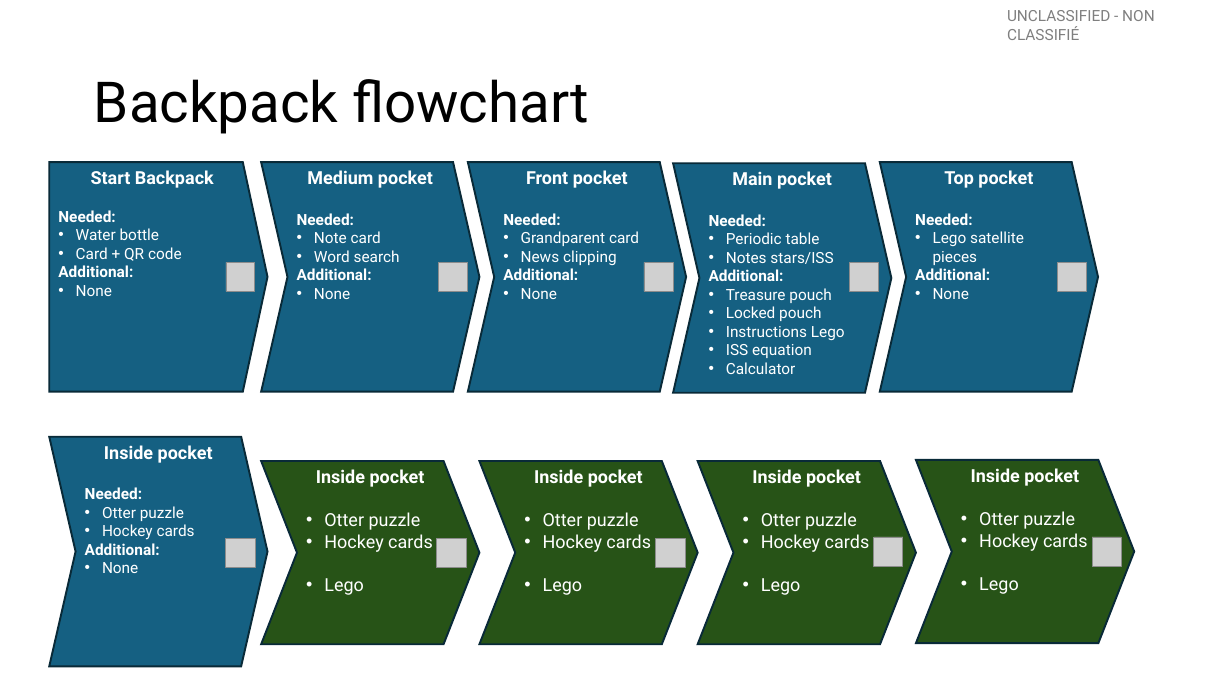
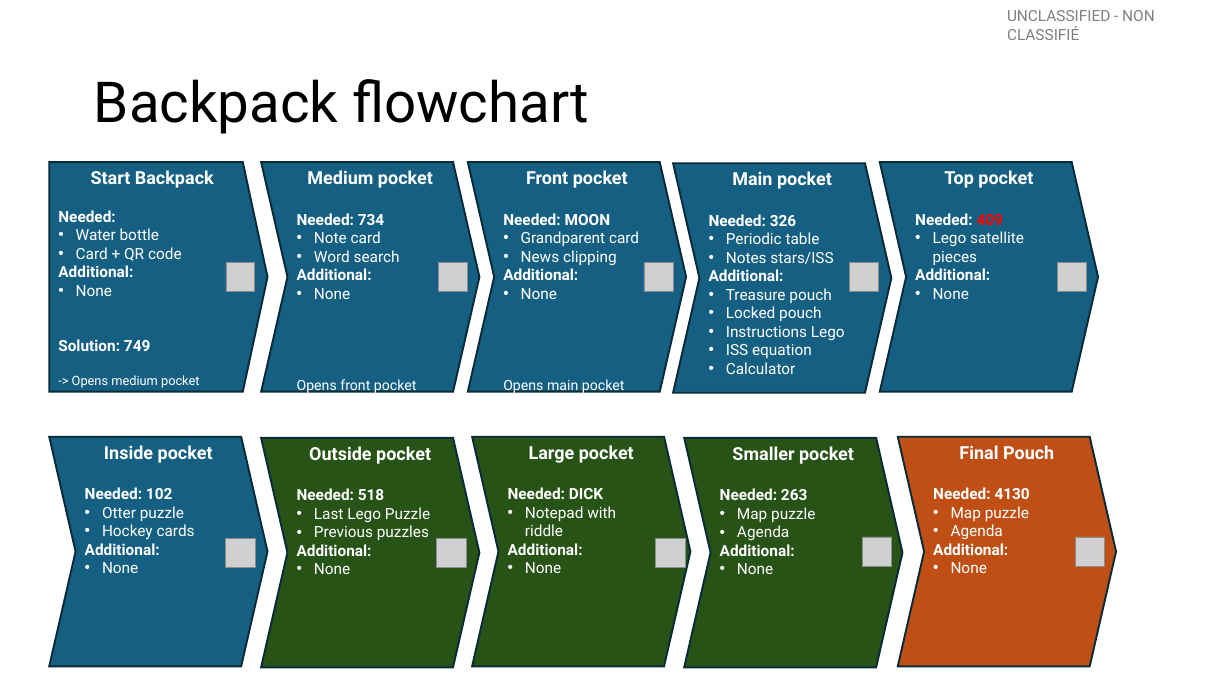
Before and after one commit to OttawaVisuals/EscapeBackpack, a slide deck: slide 2 of Hiking_Trip/Helper_Graphs.pptx. Drawn at 1232x693 pixels with LibreOffice and Linux fonts; fonts in the diff are those of the drawing; grey boxes stand for pictures. Boxes give left, top, right and bottom in pixels: in the first picture for what was removed or moved away, otherwise in the second. Text is boxed around its words. In the diff, an @@ line names an element or a change of style, - is before the commit and + after.

Commit message:
Solutions

```diff
--- a/Hiking_Trip/Helper_Graphs.pptx
+++ b/Hiking_Trip/Helper_Graphs.pptx
@@ text in chevron at [297,213,384,225]: text changed @@
-Needed:
+Needed: 734
@@ text in chevron at [503,213,611,225]: text changed @@
-Needed:
+Needed: MOON
@@ text in chevron at [709,214,796,226]: text changed @@
-Needed:
+Needed: 326
@@ text in chevron at [915,213,1003,225]: text changed @@
-Needed:
+Needed: 409
@@ text in pentagon arrow at [58,339,200,388]: paragraphs added @@
+Solution: 749
+-> Opens medium pocket
@@ text in chevron at [297,379,417,394]: paragraph added @@
+Opens front pocket
@@ text in chevron at [503,379,625,394]: paragraph added @@
+Opens main pocket
@@ chevron "Outside pocket" at [262,438,480,667]: proportions changed @@
@@ chevron "Outside pocket": place and size @@
-chevron "Outside pocket" at [262,461,480,644]
+chevron "Outside pocket" at [262,438,480,667]
@@ text in chevron at [297,446,431,574]: text changed; size 14 to 12 pt; bold on @@
-Inside pocket
-• Otter puzzle
-• Hockey cards
-• Lego
+Outside pocket
+Needed: 518
+• Last Lego Puzzle
+• Previous puzzles
+Additional:
+• None
@@ chevron added at [472,437,690,666], fill #275417, outline #092A39 1.5 pt, 12 pt, text #FFFFFF, bold @@
+Large pocket
+Needed: DICK
+• Notepad with riddle
+Additional:
+• None
@@ chevron "Smaller pocket": place and size @@
-chevron "Smaller pocket" at [698,461,916,644]
+chevron "Smaller pocket" at [685,438,903,667]
@@ chevron "Smaller pocket" at [685,438,903,667]: proportions changed @@
@@ text in chevron at [720,446,854,574]: text changed; size 14 to 12 pt; bold on @@
-Inside pocket
-• Otter puzzle
-• Hockey cards
-• Lego
+Smaller pocket
+Needed: 263
+• Map puzzle
+• Agenda
+Additional:
+• None
@@ chevron added at [898,437,1116,666], fill #C04F15, outline #092A39 1.5 pt, 12 pt, text #FFFFFF, bold @@
+Final Pouch
+Needed: 4130
+• Map puzzle
+• Agenda
+Additional:
+• None
@@ chevron removed at [480,461,698,644] @@
-Inside pocket
-• Otter puzzle
-• Hockey cards
-• Lego
@@ chevron removed at [916,460,1134,643] @@
-Inside pocket
-• Otter puzzle
-• Hockey cards
-• Lego
@@ text in chevron at [85,487,172,499]: text changed @@
-Needed:
+Needed: 102
@@ picture: place and size @@
-picture at [874,537,903,566]
+picture at [863,537,892,566]
@@ picture: place and size @@
-picture at [1092,537,1121,566]
+picture at [1076,537,1104,566]
```
Also in this commit, not shown: 1 other slide changed, 3 slides added, 1 other file.
